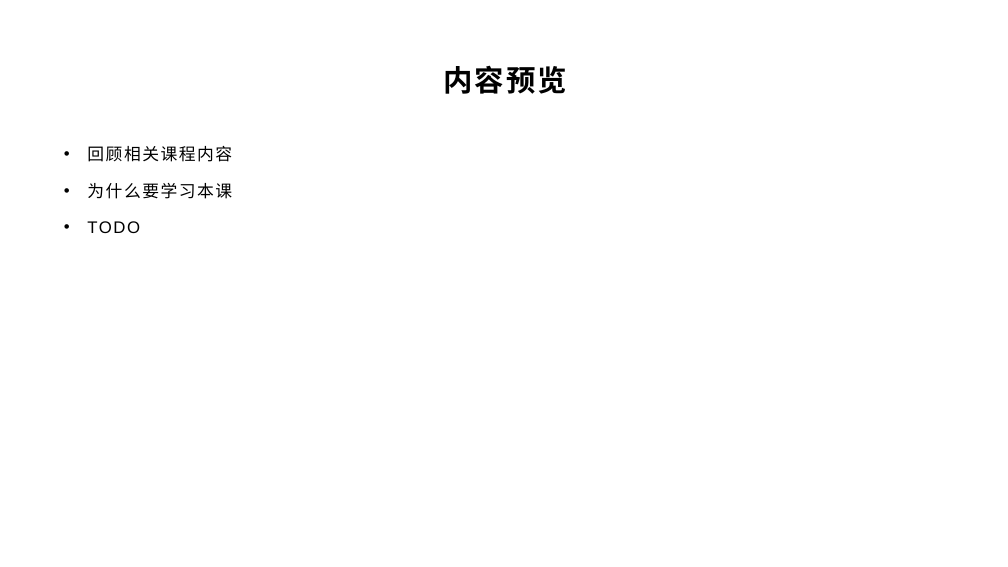
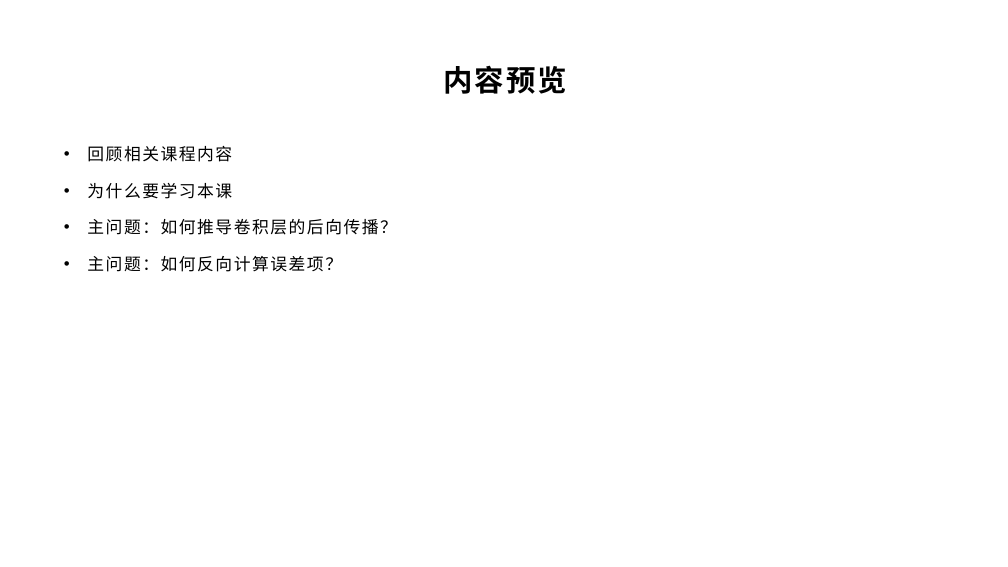
Before and after one commit to yyc-git/DeepLearningEdu, a slide deck: slide 3 of lessons/10_conv_layer_backward/ppt/卷积层的后向传播推导.pptx. Drawn at 1008x567 pixels with LibreOffice and Linux fonts; fonts in the diff are those of the drawing; background and template pictures are left out. Boxes give left, top, right and bottom in pixels: in the first picture for what was removed or moved away, otherwise in the second. Text is boxed around its words. In the diff, an @@ line names an element or a change of style, - is before the commit and + after.

```diff
--- a/lessons/10_conv_layer_backward/ppt/卷积层的后向传播推导.pptx
+++ b/lessons/10_conv_layer_backward/ppt/卷积层的后向传播推导.pptx
@@ text at (x1=87, y1=219, x2=397, y2=272): text changed @@
-• TODO
+• 主问题：如何推导卷积层的后向传播？
+• 主问题：如何反向计算误差项？
```
Also in this commit, not shown: 8 other slides changed, 1 slide added, 1 other file.
